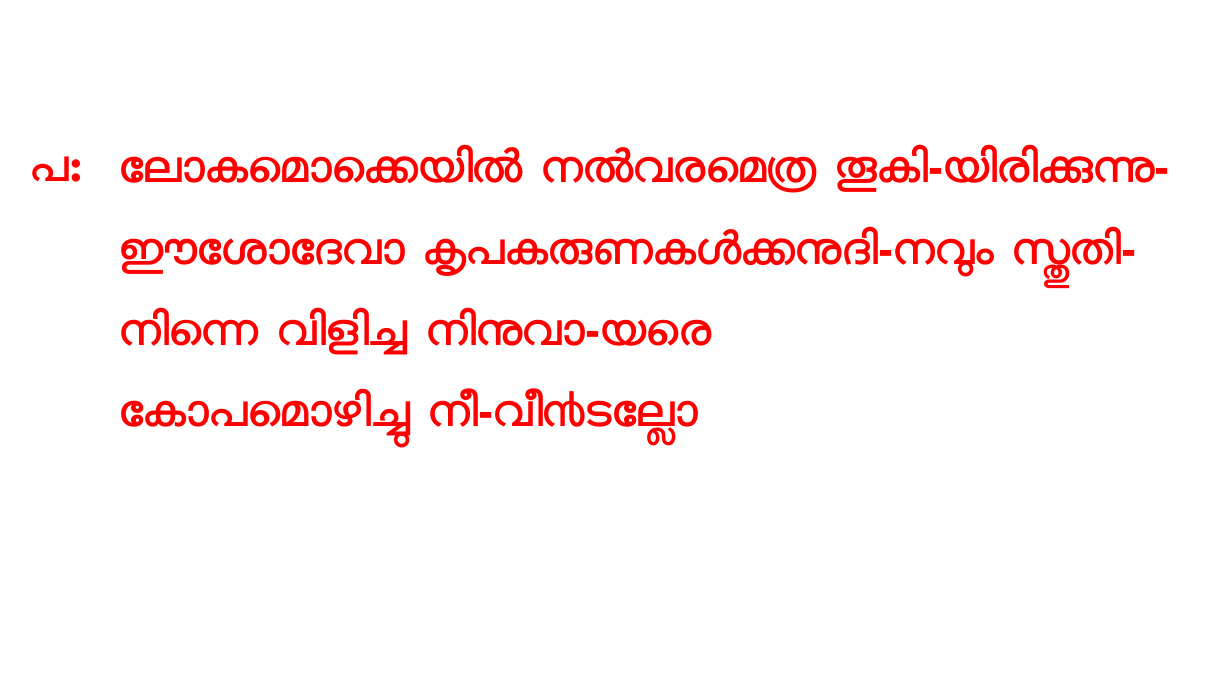
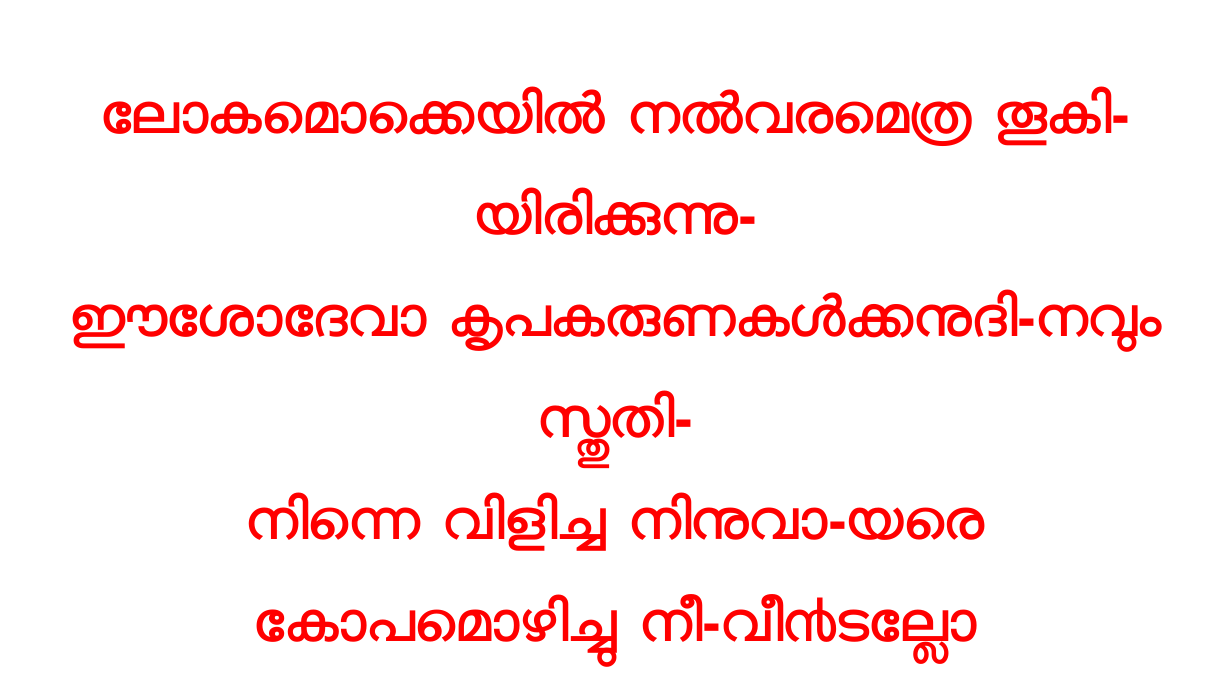
Before and after one commit to gijocode/Church_PPT_Utility, a slide deck: slide 10 of templates/malayalam_service_template.pptx. Drawn at 1232x693 pixels with LibreOffice and Linux fonts; fonts in the diff are those of the drawing. Boxes give left, top, right and bottom in pixels: in the first picture for what was removed or moved away, otherwise in the second. Text is boxed around its words. In the diff, an @@ line names an element or a change of style, - is before the commit and + after.

```diff
--- a/templates/malayalam_service_template.pptx
+++ b/templates/malayalam_service_template.pptx
@@ text "ലോകമൊക്കെയില്‍ നല്‍വരമെത്ര തൂകി-യിരിക്കുന്നു-" moved from (x1=120, y1=147, x2=1170, y2=439) to (x1=70, y1=88, x2=1162, y2=656) @@
@@ text "ലോകമൊക്കെയില്‍ നല്‍വരമെത്ര തൂകി-യിരിക്കുന്നു-" at (x1=70, y1=88, x2=1162, y2=656): size 35.2 to 44 pt; alignment left to centre @@
@@ text removed at (x1=30, y1=156, x2=81, y2=182) @@
-പ:
```
Also in this commit, not shown: 18 other slides changed, 1 other file.
